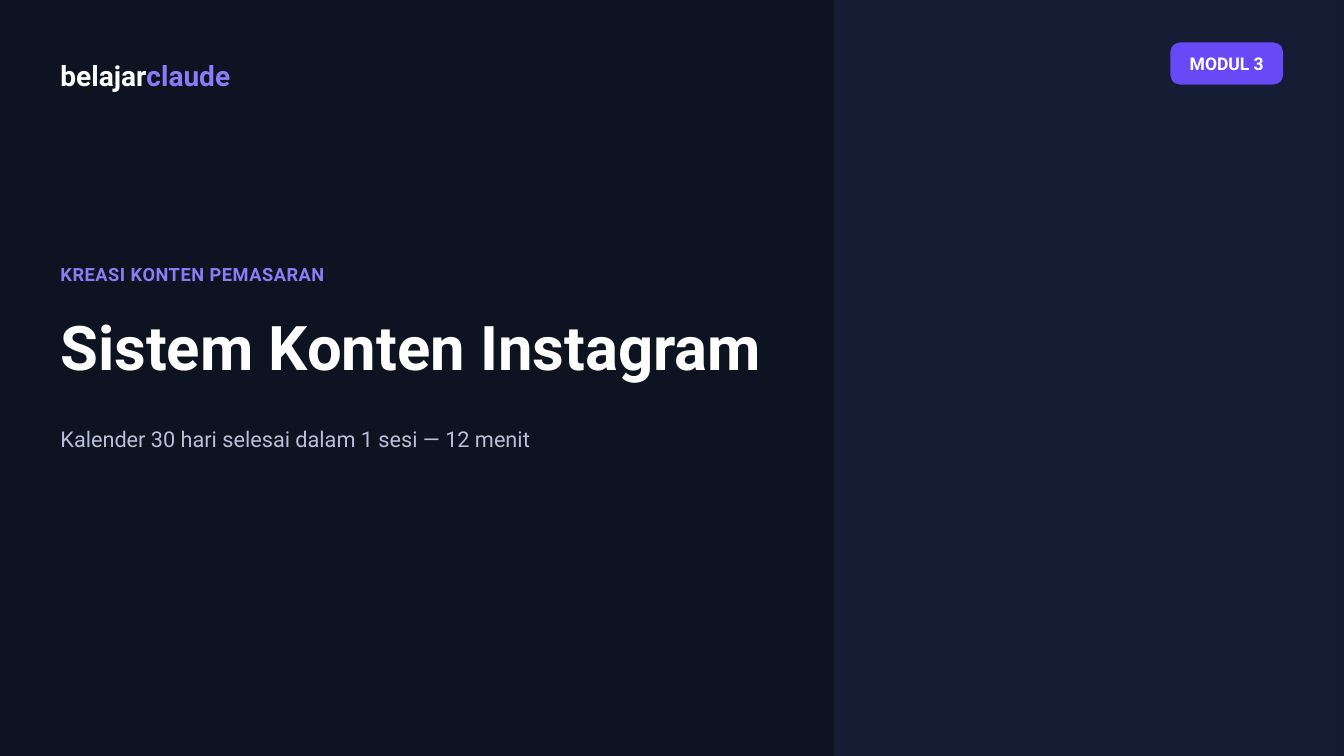
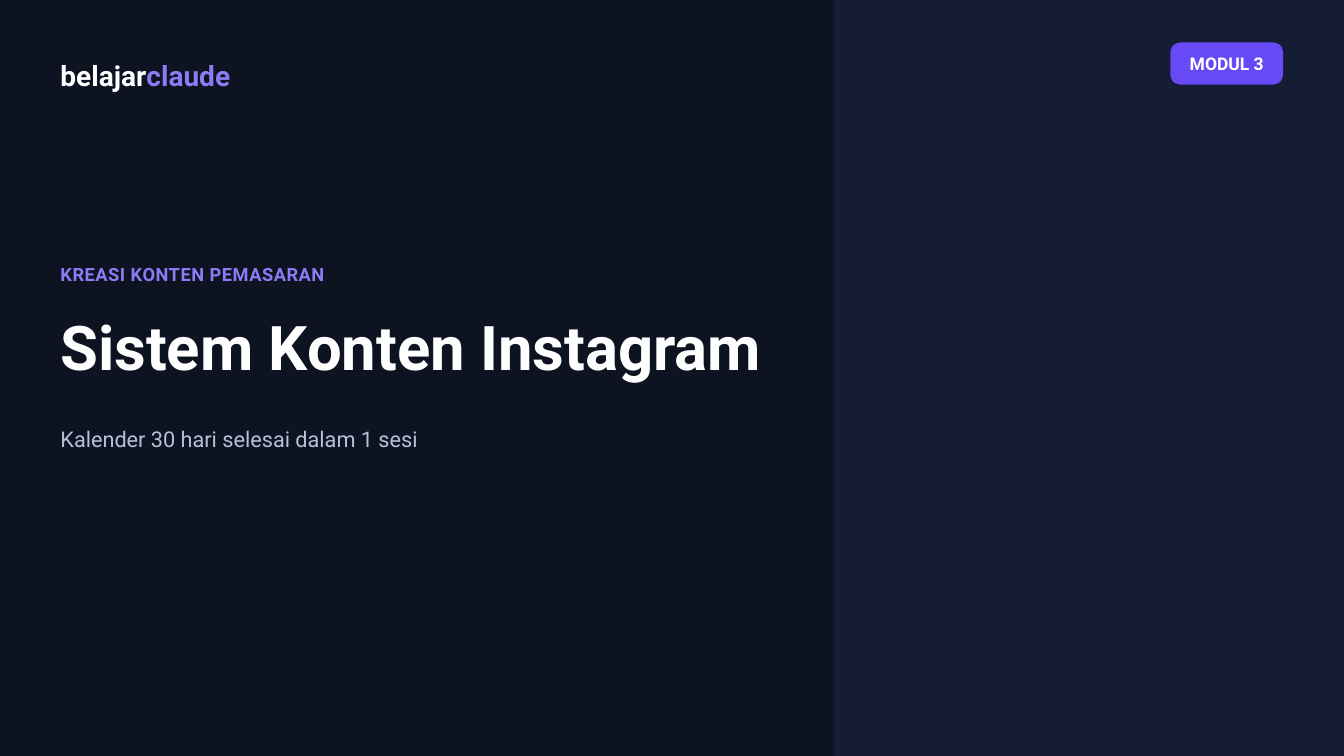
Before and after one commit to juliautomo/belajar-claude, a slide deck: slide 1 of Content-Marketing/M03-Konten-Instagram/K3-M03-Sistem-Konten-Instagram.pptx. Drawn at 1344x756 pixels with LibreOffice and Linux fonts; fonts in the diff are those of the drawing. Boxes give left, top, right and bottom in pixels: in the first picture for what was removed or moved away, otherwise in the second. Text is boxed around its words. In the diff, an @@ line names an element or a change of style, - is before the commit and + after.

```diff
--- a/Content-Marketing/M03-Konten-Instagram/K3-M03-Sistem-Konten-Instagram.pptx
+++ b/Content-Marketing/M03-Konten-Instagram/K3-M03-Sistem-Konten-Instagram.pptx
@@ text at bbox=[60, 430, 417, 447]: text changed @@
-Kalender 30 hari selesai dalam 1 sesi — 12 menit
+Kalender 30 hari selesai dalam 1 sesi
```
Also in this commit, not shown: 4 other slides changed, 1 other file.
